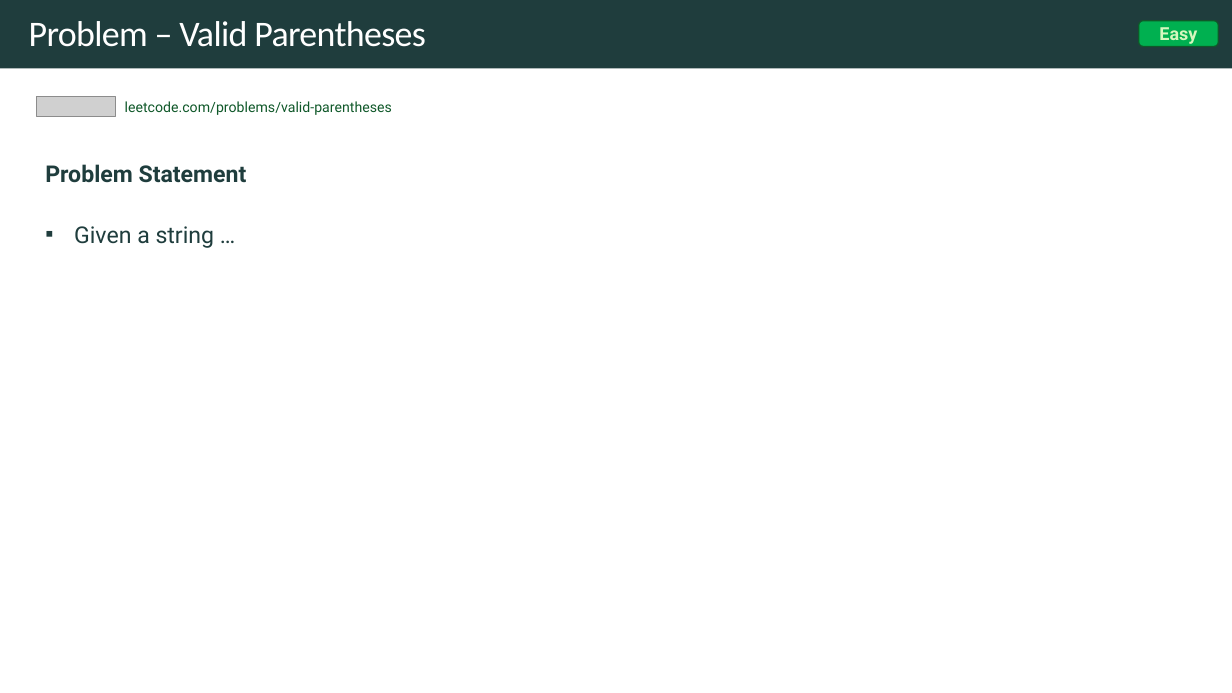
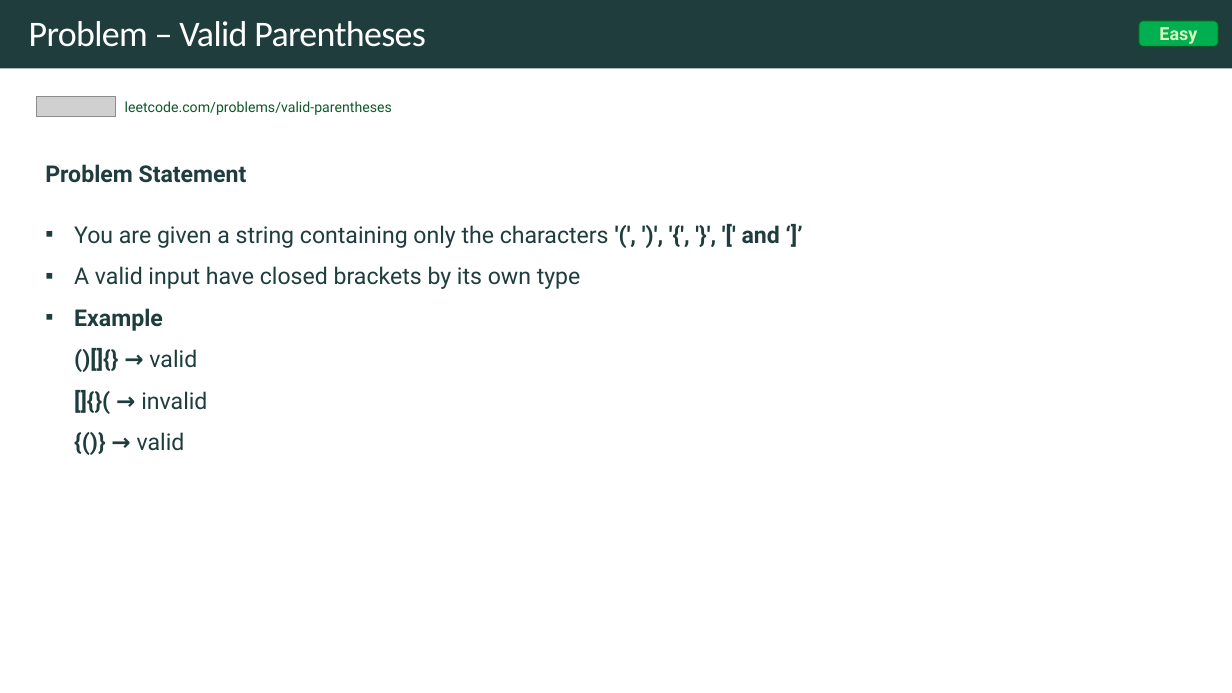
Before and after one commit to rfdavid/coding-interview-handbook-cpp, a slide deck: slide 39 of Algorithm and problem Solving Cheatsheet.pptm (slide 34 before the commit). Drawn at 1232x693 pixels with LibreOffice and Linux fonts; fonts in the diff are those of the drawing; grey boxes stand for pictures. Boxes give left, top, right and bottom in pixels: in the first picture for what was removed or moved away, otherwise in the second. Text is boxed around its words. In the diff, an @@ line names an element or a change of style, - is before the commit and + after.

Commit message:
added more problems

```diff
--- a/Algorithm and problem Solving Cheatsheet.pptm
+++ b/Algorithm and problem Solving Cheatsheet.pptm
@@ text at [74,225,780,451]: text changed @@
-▪ Given a string …
+▪ You are given a string containing only the characters '(', ')', '{', '}', '[' and ‘]’
+▪ A valid input have closed brackets by its own type
+▪ Example
+  ()[]{} → valid
+  []{}( → invalid
+  {()} → valid
```
Also in this commit, not shown: 11 other slides changed, 18 slides added, 16 other files.
